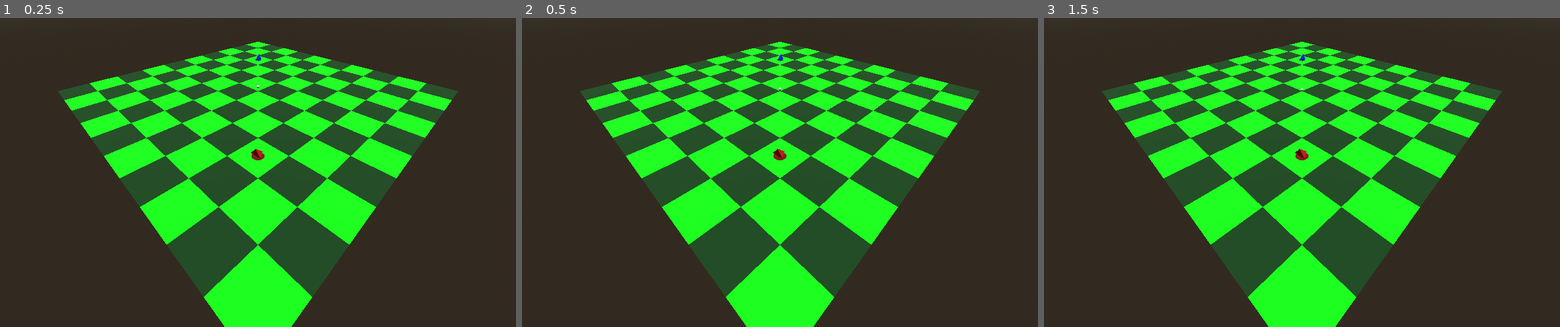
Above: before the commit, frames 1-3 (left to right).
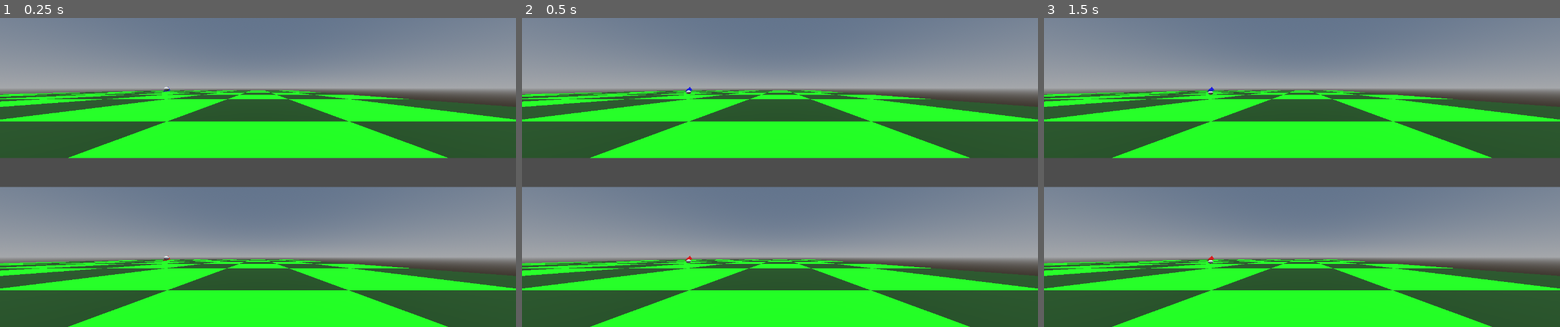
Above: after the commit, the same moments.

Repository: soerenkoehler/openblazer
Game: Godot game, scene res://main.tscn
The game is run twice, just before and just after one commit, with the same random seed, the same clock (stepped at 60 frames per second) and the same inputs.
Inputs:
- Up to frame 1 (0.25 s): no input
- Up to frame 2 (0.5 s): no input
- Up to frame 3 (1.5 s): tap Enter at 1.25 s

The runs differ from the first frame. In frame 1, 90% of the frame differs, in the area x 0-100%, y 0-100%; in frame 2, 90%; in frame 3, 90%.

Commit message:
splitscreen

Diff:
--- a/game/main.gd
+++ b/game/main.gd
@@ -1,8 +1,27 @@
-extends Node3D
+extends Control
 
-func _input(event: InputEvent) -> void:
-    if event.is_action_pressed("full_screen"):
-        if super.get_window().mode == Window.MODE_FULLSCREEN:
-            super.get_window().mode = Window.MODE_WINDOWED
-        else:
-            super.get_window().mode = Window.MODE_FULLSCREEN
+@export var playfield_scene: PackedScene = preload("res://playfield.tscn")
+
+@onready var viewport_1: SubViewport = $VBoxContainer/Player1/SubViewport
+@onready var viewport_2: SubViewport = $VBoxContainer/Player2/SubViewport
+
+func _ready() -> void:
+    var playfield: Node = playfield_scene.instantiate()
+    viewport_1.add_child(playfield)
+    viewport_2.world_3d = viewport_1.world_3d
+
+    configure_remote_transform(playfield, "Player1", viewport_1)
+    configure_remote_transform(playfield, "Player2", viewport_2)
+
+func configure_remote_transform(playfield: Node, player: String, viewport: SubViewport) -> void:
+
+    var camera_position := playfield.get_node("%s/CameraPosition" % player)
+    var destination_camera := viewport.get_node("Camera3D")
+
+    var remote_transform := RemoteTransform3D.new()
+    remote_transform.remote_path = destination_camera.get_path()
+    remote_transform.update_position = true
+    remote_transform.update_rotation = true
+    remote_transform.update_scale = false
+
+    camera_position.add_child(remote_transform)
--- a/game/main.tscn
+++ b/game/main.tscn
@@ -1,100 +1,37 @@
-[gd_scene format=3 uid="uid://gyfurjc54xl1"]
+[gd_scene format=3 uid="uid://b0e3qwko0tfsj"]
 
-[ext_resource type="Script" uid="uid://bh3xxfigt5btp" path="res://main.gd" id="1_h2yge"]
-[ext_resource type="Texture2D" uid="uid://b0elvbweai7ni" path="res://img/checker_w.png" id="1_ig7tw"]
-[ext_resource type="PackedScene" uid="uid://bwt4rr25v4cft" path="res://player.tscn" id="3_h2yge"]
+[ext_resource type="Script" uid="uid://dib38rk4mtnwd" path="res://main.gd" id="1_h2yge"]
+[ext_resource type="PackedScene" uid="uid://2hi7afuk3kwf" path="res://splitscreen.tscn" id="2_0xm2m"]
 
-[sub_resource type="ProceduralSkyMaterial" id="ProceduralSkyMaterial_ig7tw"]
-
-[sub_resource type="Sky" id="Sky_0xm2m"]
-sky_material = SubResource("ProceduralSkyMaterial_ig7tw")
-
-[sub_resource type="Environment" id="Environment_h2yge"]
-background_mode = 2
-sky = SubResource("Sky_0xm2m")
-
-[sub_resource type="CameraAttributesPractical" id="CameraAttributesPractical_ig7tw"]
-dof_blur_far_transition = 0.0
-dof_blur_near_transition = 0.0
-
-[sub_resource type="BoxShape3D" id="BoxShape3D_ig7tw"]
-size = Vector3(100, 1, 100)
-
-[sub_resource type="PlaneMesh" id="PlaneMesh_ig7tw"]
-size = Vector2(100, 100)
-
-[sub_resource type="StandardMaterial3D" id="StandardMaterial3D_h2yge"]
-render_priority = 1
-transparency = 4
-albedo_color = Color(0, 1, 0, 1)
-albedo_texture = ExtResource("1_ig7tw")
-uv1_scale = Vector3(5, 5, 5)
-texture_filter = 0
-distance_fade_min_distance = 150.0
-distance_fade_max_distance = 100.0
-
-[sub_resource type="StandardMaterial3D" id="StandardMaterial3D_0xm2m"]
-next_pass = SubResource("StandardMaterial3D_h2yge")
-albedo_color = Color(0.0625, 0.25, 0.0625, 1)
-texture_filter = 0
-distance_fade_min_distance = 150.0
-distance_fade_max_distance = 100.0
-stencil_flags = 2
-
-[sub_resource type="SphereShape3D" id="SphereShape3D_ig7tw"]
-
-[sub_resource type="SphereMesh" id="SphereMesh_ig7tw"]
-
-[sub_resource type="StandardMaterial3D" id="StandardMaterial3D_lquwl"]
-depth_draw_mode = 1
-uv1_scale = Vector3(5, 5, 5)
-texture_filter = 0
-
-[node name="Main" type="Node3D" unique_id=579512571]
+[node name="Main" type="Control" unique_id=189423835]
+layout_mode = 3
+anchors_preset = 15
+anchor_right = 1.0
+anchor_bottom = 1.0
+grow_horizontal = 2
+grow_vertical = 2
 script = ExtResource("1_h2yge")
 
-[node name="Debug Camera" type="Marker3D" parent="." unique_id=1614610998]
-transform = Transform3D(1, 0, 0, 0, 1, 0, 0, 0, 1, 50, 30, 50)
+[node name="VBoxContainer" type="VBoxContainer" parent="." unique_id=894837035]
+layout_mode = 1
+anchors_preset = 15
+anchor_right = 1.0
+anchor_bottom = 1.0
+grow_horizontal = 2
+grow_vertical = 2
 
-[node name="Camera3D" type="Camera3D" parent="Debug Camera" unique_id=1589901871]
-transform = Transform3D(0.70710677, -0.49999994, 0.49999997, 0, 0.7071067, 0.70710677, -0.70710677, -0.49999994, 0.49999997, 0, 0, 0)
+[node name="Player1" parent="VBoxContainer" unique_id=1685064962 instance=ExtResource("2_0xm2m")]
+layout_mode = 2
 
-[node name="Light" type="DirectionalLight3D" parent="." unique_id=240048722]
-transform = Transform3D(1, 0, 0, 0, -4.371139e-08, 1, 0, -1, -4.371139e-08, 0, 100, 0)
+[node name="Scoreboard" type="SubViewportContainer" parent="VBoxContainer" unique_id=388261500]
+custom_minimum_size = Vector2(0, 64)
+layout_mode = 2
+stretch = true
 
-[node name="WorldEnvironment" type="WorldEnvironment" parent="." unique_id=244596735]
-environment = SubResource("Environment_h2yge")
-camera_attributes = SubResource("CameraAttributesPractical_ig7tw")
+[node name="SubViewport" type="SubViewport" parent="VBoxContainer/Scoreboard" unique_id=2032226944]
+handle_input_locally = false
+size = Vector2i(1280, 64)
+render_target_update_mode = 4
 
-[node name="Ground" type="StaticBody3D" parent="." unique_id=369543606]
-
-[node name="CollisionShape3D" type="CollisionShape3D" parent="Ground" unique_id=1317833846]
-transform = Transform3D(1, 0, 0, 0, 1, 0, 0, 0, 1, 0, -0.5, 0)
-shape = SubResource("BoxShape3D_ig7tw")
-debug_color = Color(0, 0.85000014, 1, 1)
-
-[node name="MeshInstance3D" type="MeshInstance3D" parent="Ground" unique_id=205486371]
-mesh = SubResource("PlaneMesh_ig7tw")
-surface_material_override/0 = SubResource("StandardMaterial3D_0xm2m")
-
-[node name="Ball" type="RigidBody3D" parent="." unique_id=2095023442]
-transform = Transform3D(1, 0, 0, 0, 1, 0, 0, 0, 1, 0, 1.84, 0)
-
-[node name="CollisionShape3D" type="CollisionShape3D" parent="Ball" unique_id=1260917984]
-shape = SubResource("SphereShape3D_ig7tw")
-debug_color = Color(0.8333335, 0, 1, 1)
-debug_fill = false
-
-[node name="MeshInstance3D" type="MeshInstance3D" parent="Ball" unique_id=308380919]
-mesh = SubResource("SphereMesh_ig7tw")
-surface_material_override/0 = SubResource("StandardMaterial3D_lquwl")
-
-[node name="Player1" parent="." unique_id=265701564 instance=ExtResource("3_h2yge")]
-transform = Transform3D(1, 0, 0, 0, 1, 0, 0, 0, 1, 25, 0, 25)
-cabin_color = Color(0.86, 0, 0, 1)
-base_color = Color(0.5, 0, 0, 1)
-
-[node name="Player2" parent="." unique_id=1977034464 instance=ExtResource("3_h2yge")]
-transform = Transform3D(-1, 0, -8.742278e-08, 0, 1, 0, 8.742278e-08, 0, -1, -25, 0, -25)
-cabin_color = Color(0, 0, 1, 1)
-base_color = Color(0, 0, 0.5, 1)
+[node name="Player2" parent="VBoxContainer" unique_id=296026050 instance=ExtResource("2_0xm2m")]
+layout_mode = 2
--- a/game/player.gd
+++ b/game/player.gd
@@ -22,8 +22,7 @@
         _update_properties()
 
 func _ready() -> void:
-    if Engine.is_editor_hint():
-        _update_properties()
+    _update_properties()
 
 func _update_properties() -> void:
     _update_albedo("Droid/Cabin", cabin_color, cabin_texture)
--- a/game/player.tscn
+++ b/game/player.tscn
@@ -14,7 +14,7 @@
 shape = SubResource("BoxShape3D_0xm2m")
 debug_color = Color(0.8333335, 0, 1, 1)
 
-[node name="Camera3D" type="Camera3D" parent="." unique_id=1523364046]
+[node name="CameraPosition" type="Marker3D" parent="." unique_id=2026520235]
 transform = Transform3D(1, 0, 0, 0, 1, 0, 0, 0, 1, 0, 1.84, 0)
 
 [node name="Droid" parent="." unique_id=696408194 instance=ExtResource("1_4flbx")]
--- /dev/null
+++ b/game/playfield.gd
@@ -0,0 +1,8 @@
+extends Node3D
+
+func _input(event: InputEvent) -> void:
+    if event.is_action_pressed("full_screen"):
+        if super.get_window().mode == Window.MODE_FULLSCREEN:
+            super.get_window().mode = Window.MODE_WINDOWED
+        else:
+            super.get_window().mode = Window.MODE_FULLSCREEN
--- /dev/null
+++ b/game/playfield.tscn
@@ -0,0 +1,92 @@
+[gd_scene format=3 uid="uid://gyfurjc54xl1"]
+
+[ext_resource type="Script" uid="uid://bh3xxfigt5btp" path="res://playfield.gd" id="1_h2yge"]
+[ext_resource type="Texture2D" uid="uid://b0elvbweai7ni" path="res://img/checker_w.png" id="1_ig7tw"]
+[ext_resource type="PackedScene" uid="uid://bwt4rr25v4cft" path="res://player.tscn" id="3_h2yge"]
+
+[sub_resource type="ProceduralSkyMaterial" id="ProceduralSkyMaterial_ig7tw"]
+
+[sub_resource type="Sky" id="Sky_0xm2m"]
+sky_material = SubResource("ProceduralSkyMaterial_ig7tw")
+
+[sub_resource type="Environment" id="Environment_h2yge"]
+background_mode = 2
+sky = SubResource("Sky_0xm2m")
+
+[sub_resource type="CameraAttributesPractical" id="CameraAttributesPractical_ig7tw"]
+dof_blur_far_transition = 0.0
+dof_blur_near_transition = 0.0
+
+[sub_resource type="WorldBoundaryShape3D" id="WorldBoundaryShape3D_h2yge"]
+
+[sub_resource type="PlaneMesh" id="PlaneMesh_ig7tw"]
+size = Vector2(100, 100)
+
+[sub_resource type="StandardMaterial3D" id="StandardMaterial3D_h2yge"]
+render_priority = 1
+transparency = 4
+albedo_color = Color(0, 1, 0, 1)
+albedo_texture = ExtResource("1_ig7tw")
+uv1_scale = Vector3(5, 5, 5)
+texture_filter = 0
+distance_fade_min_distance = 150.0
+distance_fade_max_distance = 100.0
+
+[sub_resource type="StandardMaterial3D" id="StandardMaterial3D_0xm2m"]
+next_pass = SubResource("StandardMaterial3D_h2yge")
+albedo_color = Color(0.0625, 0.25, 0.0625, 1)
+texture_filter = 0
+distance_fade_min_distance = 150.0
+distance_fade_max_distance = 100.0
+stencil_flags = 2
+
+[sub_resource type="SphereShape3D" id="SphereShape3D_ig7tw"]
+
+[sub_resource type="SphereMesh" id="SphereMesh_ig7tw"]
+
+[sub_resource type="StandardMaterial3D" id="StandardMaterial3D_lquwl"]
+depth_draw_mode = 1
+uv1_scale = Vector3(5, 5, 5)
+texture_filter = 0
+
+[node name="Playfield" type="Node3D" unique_id=579512571]
+script = ExtResource("1_h2yge")
+
+[node name="Light" type="DirectionalLight3D" parent="." unique_id=240048722]
+transform = Transform3D(1, 0, 0, 0, -4.371139e-08, 1, 0, -1, -4.371139e-08, 0, 100, 0)
+
+[node name="WorldEnvironment" type="WorldEnvironment" parent="." unique_id=244596735]
+environment = SubResource("Environment_h2yge")
+camera_attributes = SubResource("CameraAttributesPractical_ig7tw")
+
+[node name="Ground" type="StaticBody3D" parent="." unique_id=369543606]
+
+[node name="CollisionShape3D" type="CollisionShape3D" parent="Ground" unique_id=1317833846]
+shape = SubResource("WorldBoundaryShape3D_h2yge")
+debug_color = Color(0, 0.85000014, 1, 1)
+
+[node name="MeshInstance3D" type="MeshInstance3D" parent="Ground" unique_id=205486371]
+mesh = SubResource("PlaneMesh_ig7tw")
+surface_material_override/0 = SubResource("StandardMaterial3D_0xm2m")
+
+[node name="Ball" type="RigidBody3D" parent="." unique_id=2095023442]
+transform = Transform3D(1, 0, 0, 0, 1, 0, 0, 0, 1, 0, 1.84, 0)
+
+[node name="CollisionShape3D" type="CollisionShape3D" parent="Ball" unique_id=1260917984]
+shape = SubResource("SphereShape3D_ig7tw")
+debug_color = Color(0.8333335, 0, 1, 1)
+debug_fill = false
+
+[node name="MeshInstance3D" type="MeshInstance3D" parent="Ball" unique_id=308380919]
+mesh = SubResource("SphereMesh_ig7tw")
+surface_material_override/0 = SubResource("StandardMaterial3D_lquwl")
+
+[node name="Player1" parent="." unique_id=265701564 instance=ExtResource("3_h2yge")]
+transform = Transform3D(1, 0, 0, 0, 1, 0, 0, 0, 1, 25, 0, 25)
+cabin_color = Color(1, 0, 0, 1)
+base_color = Color(0.5, 0, 0, 1)
+
+[node name="Player2" parent="." unique_id=120681454 instance=ExtResource("3_h2yge")]
+transform = Transform3D(-1, 0, -8.742278e-08, 0, 1, 0, 8.742278e-08, 0, -1, -25, 0, -25)
+cabin_color = Color(0, 0, 1, 1)
+base_color = Color(0, 0, 0.5, 1)
--- a/game/project.godot
+++ b/game/project.godot
@@ -11,7 +11,7 @@
 [application]
 
 config/name="openblazer"
-run/main_scene="uid://gyfurjc54xl1"
+run/main_scene="uid://b0e3qwko0tfsj"
 config/features=PackedStringArray("4.6", "Mobile")
 
 [display]
@@ -31,6 +31,7 @@
 
 [physics]
 
+3d/run_on_separate_thread=true
 3d/physics_engine="Jolt Physics"
 
 [rendering]
--- /dev/null
+++ b/game/splitscreen.tscn
@@ -0,0 +1,12 @@
+[gd_scene format=3 uid="uid://2hi7afuk3kwf"]
+
+[node name="Splitscreen" type="SubViewportContainer" unique_id=1685064962]
+size_flags_vertical = 3
+stretch = true
+
+[node name="SubViewport" type="SubViewport" parent="." unique_id=1380633164]
+handle_input_locally = false
+size = Vector2i(2, 2)
+render_target_update_mode = 4
+
+[node name="Camera3D" type="Camera3D" parent="SubViewport" unique_id=1496441369]
Not shown, changed: game/main.gd.uid
Not shown, added: game/playfield.gd.uid
